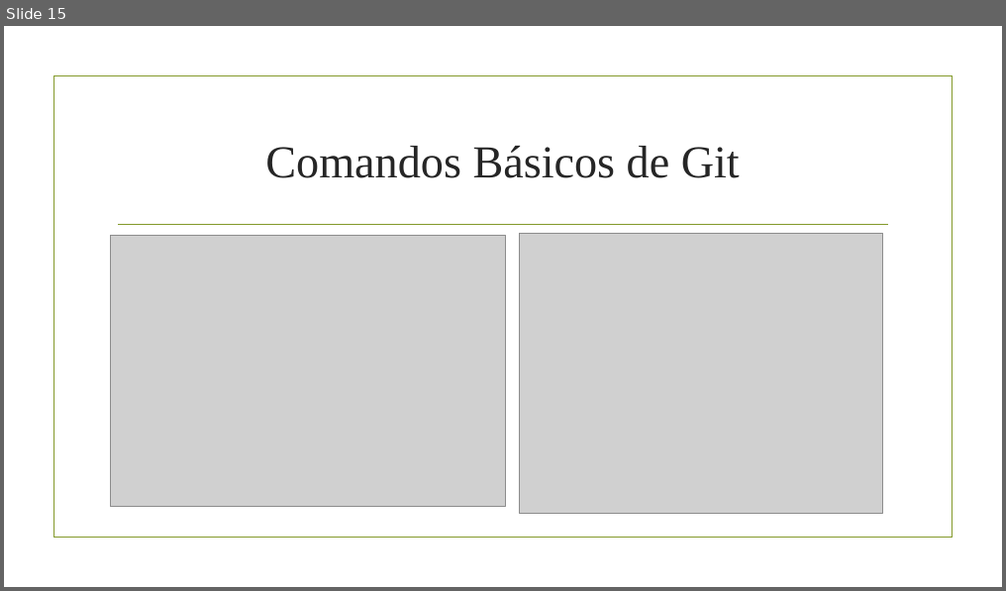
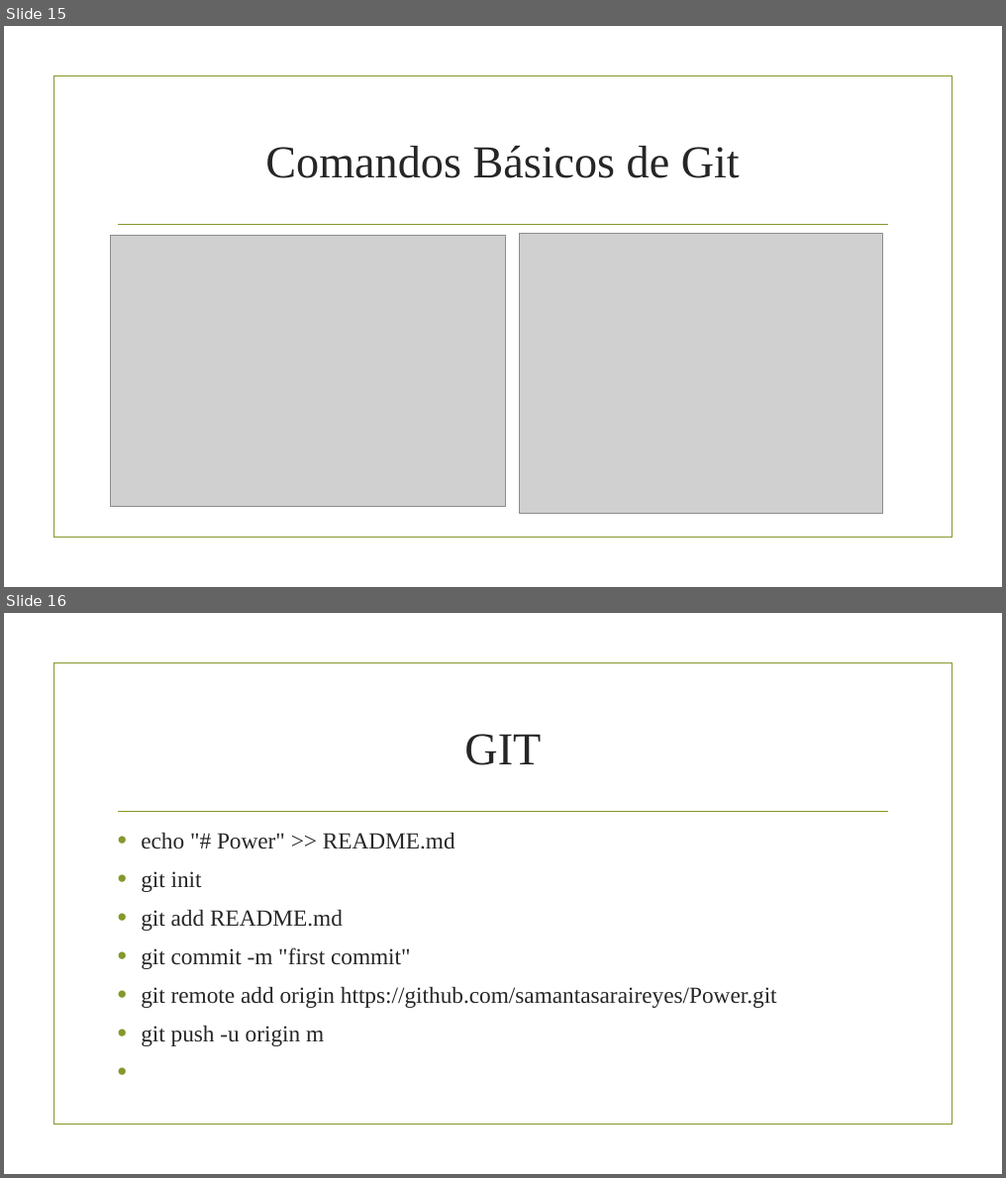
Before and after one commit to samantasaraireyes/Power, a slide deck: Control de versiones.pptx. Shown one above the other, each under a label of ours: slide 15 before the commit, slides 15 and 16 after it. The pictures are 1006x591 and 1006x1178 pixels, drawn with LibreOffice and Linux fonts; fonts in the diff are those of the drawing; grey boxes stand for pictures; background and template pictures are left out. Boxes give left, top, right and bottom in pixels: in the first picture for what was removed or moved away, otherwise in the second. Text is boxed around its words. In the diff, an @@ line names an element or a change of style, - is before the commit and + after.

Commit message:
first commit

```diff
--- a/Control de versiones.pptx
+++ b/Control de versiones.pptx
@@ slide 16 added at [4, 613, 1002, 1174], background picture (left out); not listed: 2 template elements that a slide beside it also shows @@
@@ title added at [464, 734, 541, 765], 44 pt, text #262626 @@
+GIT
@@ text added at [141, 833, 777, 1047], 22.2 pt, text #262626 @@
+• echo "# Power" >> README.md
+• git init
+• git add README.md
+• git commit -m "first commit"
+• git remote add origin https://github.com/samantasaraireyes/Power.git
+• git push -u origin m
```
Also in this commit, not shown: 1 slide changed, 2 slides removed.
